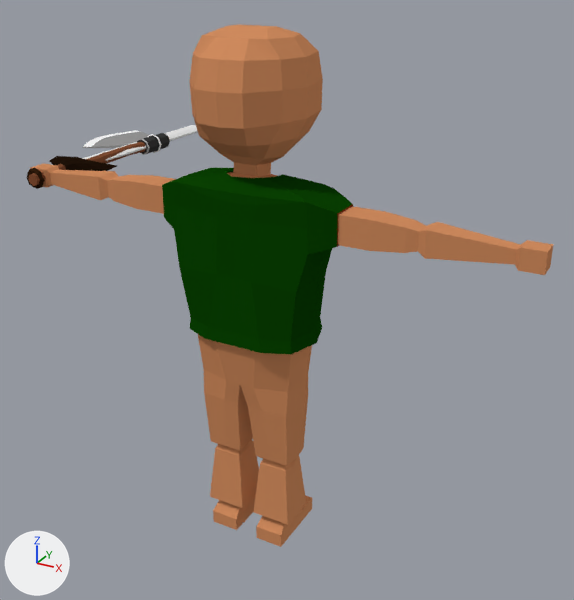
A saved change to the Blender file player.blend.
Camera for both pictures: a 50 mm lens placed at (1.41, -2.36, 2.2), pointed at (-0.11, 0.41, 0.82). Lighting does not change. The marker at lower left points along +X, +Y and +Z.

Before the edit, the objects in view are built like this:
```python
me_cylinder_019 = bpy.data.meshes.new('Cylinder.019')
me_cylinder_019.from_pydata(...)  # 147 vertices, 152 faces; spans x -0.044..0.044, y -0.159..0.159, z -0.089..1.1
me_cylinder_019.materials.append(mat_imphenzia)  # picture img_palette_v2_png_002
me_cylinder_027 = bpy.data.meshes.new('Cylinder.027')
me_cylinder_027.from_pydata(...)  # 460 vertices, 452 faces; spans x -0.045..0.045, y -0.073..0.293, z -0.1..0.84
me_cylinder_027.materials.append(mat_imphenzia)  # picture img_palette_v2_png_002
me_scene_006 = bpy.data.meshes.new('Scene.006')
me_scene_006.from_pydata(...)  # 271 vertices, 282 faces; spans x -0.35..0.363, y -0.204..0.119, z 0.896..1.501
me_scene_006.materials.append(mat_imphenzia)  # picture img_palette_v2_png_002
ob_axe = bpy.data.objects.new('Axe', me_cylinder_027)
ob_axe.location = (-0.976, -0.034, 1.366)
ob_axe.rotation_euler = (-1.571, 1.571, 0.0)  # degrees (-90, 90, 0)
ob_shirt = bpy.data.objects.new('Shirt', me_scene_006)
ob_shirt.parent = ob_chest_attachments
ob_shirt.location = (0.0, 0.0, 0.0)
ob_sword = bpy.data.objects.new('Sword', me_cylinder_019)
ob_sword.location = (-0.976, -0.034, 1.366)
ob_sword.rotation_euler = (-1.571, 1.571, 0.0)  # degrees (-90, 90, 0)
# also in view: 'model_player_v4' at (0.0, -0.02, 0.99)
```
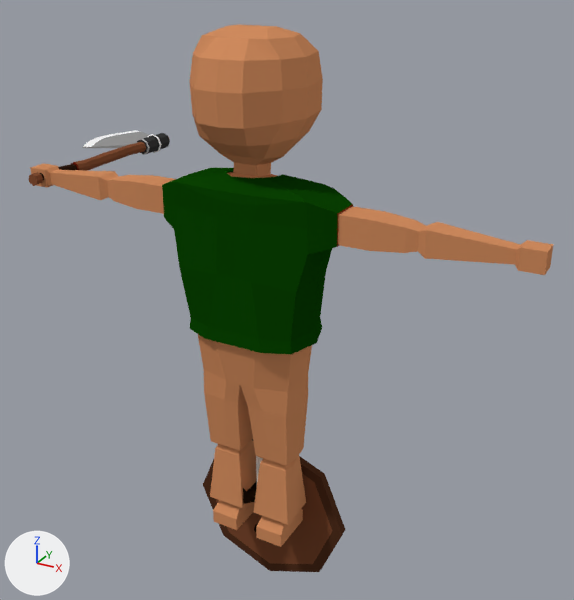
Commit message: Update shield

Boxes (x1, y1, x2, y2) around the edits, measured in the pictures (574 x 600 px):
'RoundShield', added (brown)
    after: (203, 439, 345, 572)
'Sword', moved, turned
    before: (27, 125, 198, 189)
    after: (243, 456, 263, 532)

What changed in the scene script:
```text
Add img_palette_v2_png:
    img_palette_v2_png = load_image('palette_v2.png', 'ldjam/palette_v2.png', 512, 512, 'sRGB')
Add mat_imphenzia_001:
    mat_imphenzia_001 = principled_material('imphenzia.001')
    mat_imphenzia_001.texture = img_palette_v2_png
    mat_imphenzia_001.roughness = 0.0
    mat_imphenzia_001.specular_ior_level = 0.0
Add me_circle:
    me_circle.from_pydata(...)  # 90 vertices, 82 faces; spans x -0.346..0.346, y 0.0..0.115, z -0.346..0.346
    me_circle.materials.append(mat_imphenzia_001)  # picture img_palette_v2_png
Change ob_sword:
    ob_sword.rotation_euler: (-1.571, 1.571, 0.0) -> (0.0, 0.0, 0.0)  # degrees (-90, 90, 0) -> degrees (0, 0, 0)
    ob_sword.location: (-0.976, -0.034, 1.366) -> (0.0, 0.0, 0.0)
Add ob_roundshield:
    ob_roundshield = bpy.data.objects.new('RoundShield', me_circle)
    ob_roundshield.location = (0.0, 0.0, 0.0)
```
